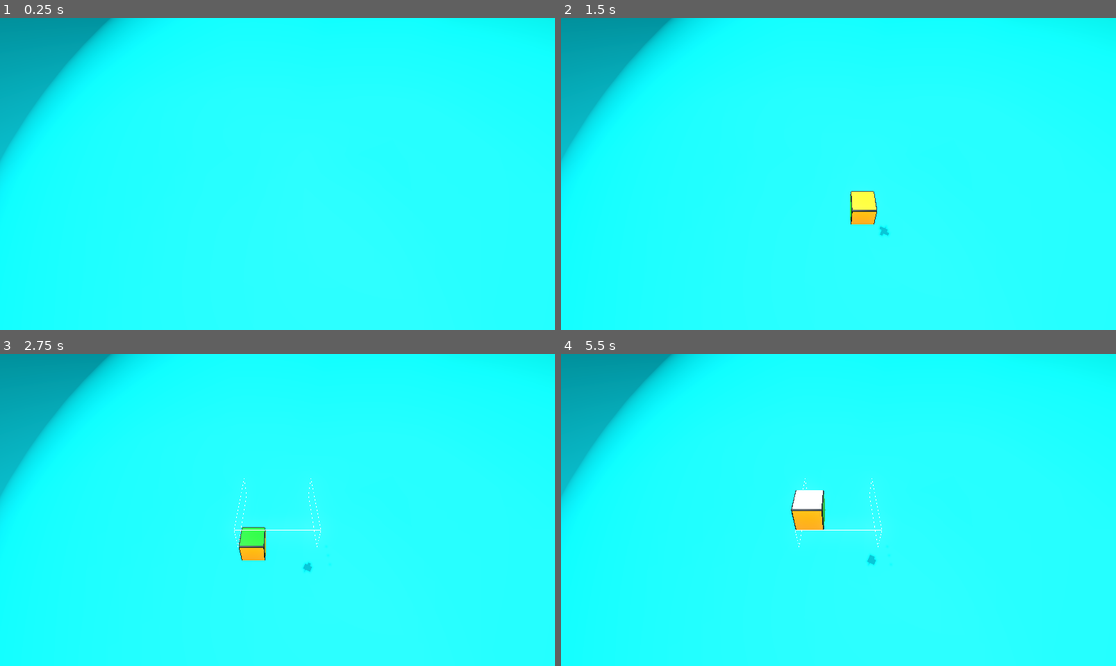
Above: before the commit, frames 1-4 (two rows, left to right).
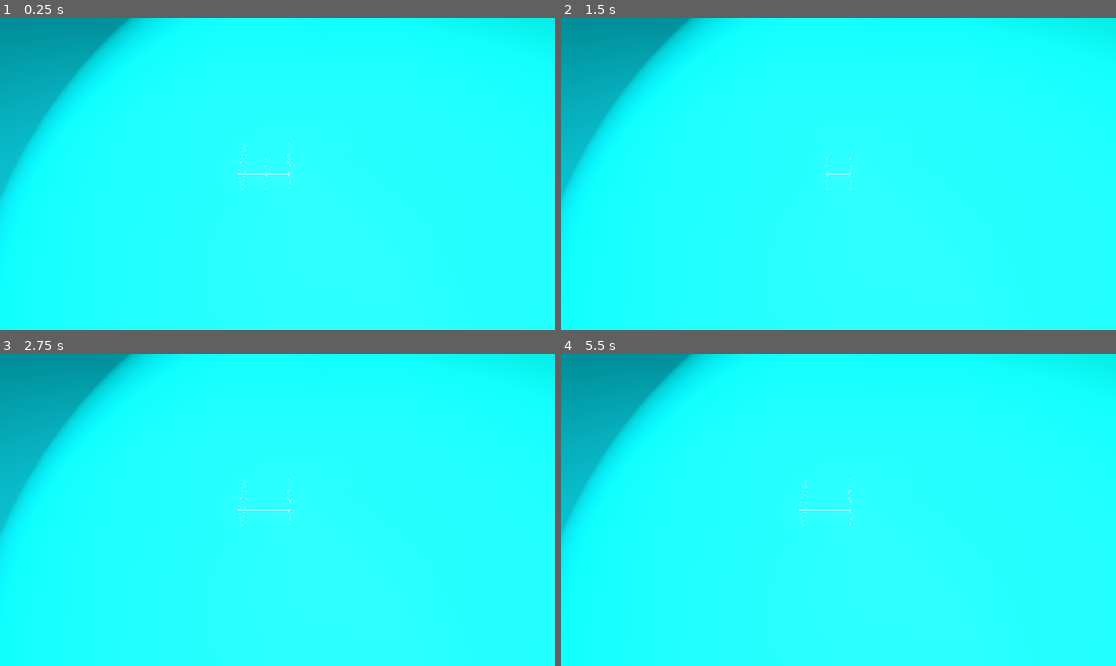
Above: after the commit, the same moments.

Repository: AnranShuigu/Godot-Rubik-s-Cube-Making-Study
Game: Godot game, scene res://场景/魔方总.tscn
Same seed, same stepped clock (60 frames per second), same inputs: the game is played once before the commit and once after it.
Inputs (mouse positions are in pixels of both pictures, inside the frame that each line leads up to):
- Up to frame 1 (0.25 s): no input
- Up to frame 2 (1.5 s): tap Enter at 0.5 s; move the mouse to (960, 158) at 0.52 s; tap A (A) at 0.6 s; tap C (C) at 0.8, 1.35 s; tap Space at 1.25 s; move the mouse to (727, 189) at 1.27 s
- Up to frame 3 (2.75 s): tap D (D) at 1.55, 2.1 s; tap Enter at 2 s; move the mouse to (333, 441) at 2.02 s; tap R (R) at 2.3 s
- Up to frame 4 (5.5 s): tap Space at 2.75, 4.25 s; move the mouse to (810, 572) at 2.77 s; tap R (R) at 2.85, 5.3 s; tap A (A) at 3.05, 3.6 s; tap Enter at 3.5 s; move the mouse to (1005, 556) at 3.52 s; tap C (C) at 3.8, 4.35 s; move the mouse to (672, 463) at 4.27 s; tap D (D) at 4.55, 5.1 s; move the mouse to (866, 510) at 5.02 s

The runs differ from the first frame. In frame 1, 2.3% of the frame differs, in the area x 0-53%, y 0-61%; in frame 2, 2.8%; in frame 3, 2.8%; in frame 4, 3.1%, in the area x 0-60%, y 0-68%.

Commit message:
测试：层  阶数。框，碰撞都随阶数改变，位置也是同步改变，始终包裹魔方层”

Diff:
--- a/场景/魔方总.tscn
+++ b/场景/魔方总.tscn
@@ -18,9 +18,7 @@
 	pass
 "
 
-[sub_resource type="BoxShape3D" id="BoxShape3D_rdhn8"]
-
-[sub_resource type="BoxShape3D" id="BoxShape3D_kfgeg"]
+[sub_resource type="BoxShape3D" id="BoxShape3D_lngn0"]
 
 [sub_resource type="BoxShape3D" id="BoxShape3D_dnla8"]
 
@@ -49,16 +47,22 @@
 [node name="Node3D" type="Node3D" unique_id=929692904]
 script = SubResource("GDScript_dnla8")
 
-[node name="AllMesh-ONE" type="Node3D" parent="." unique_id=27438295]
+[node name="AllMesh_ONE" type="Node3D" parent="." unique_id=545674537]
 visible = false
 
-[node name="1" parent="AllMesh-ONE" unique_id=174871546 instance=ExtResource("1_yuyxg")]
-transform = Transform3D(1, 0, 0, 0, 1, 0, 0, 0, 1, -2, -2, -2)
+[node name="魔方" parent="AllMesh_ONE" unique_id=267908079 instance=ExtResource("1_yuyxg")]
+process_mode = 4
 
-[node name="CollisionShape3D" type="CollisionShape3D" parent="AllMesh-ONE/1" unique_id=1485489369]
-shape = SubResource("BoxShape3D_rdhn8")
+[node name="魔方2" parent="AllMesh_ONE" unique_id=1676180125 instance=ExtResource("1_yuyxg")]
+process_mode = 4
+transform = Transform3D(1, 0, 0, 0, 1, 0, 0, 0, 1, 2, 0, 0)
+
+[node name="魔方3" parent="AllMesh_ONE" unique_id=852949766 instance=ExtResource("1_yuyxg")]
+process_mode = 4
+transform = Transform3D(1, 0, 0, 0, 1, 0, 0, 0, 1, 0, 0, 2)
 
 [node name="Mesh" type="Node3D" parent="." unique_id=1583168146]
+visible = false
 
 [node name="顺序" type="Node3D" parent="." unique_id=1684276470]
 
@@ -73,38 +77,34 @@
 
 [node name="横" type="Area3D" parent="CharacterBody3D" unique_id=705405335]
 process_mode = 4
-visible = false
 
-[node name="CollisionShape3D" type="CollisionShape3D" parent="CharacterBody3D/横" unique_id=128267362]
-transform = Transform3D(5.4, 0, 0, 0, 1.8, 0, 0, 0, 5.4, 0, 0, 0)
-shape = SubResource("BoxShape3D_kfgeg")
+[node name="CollisionShape3D" type="CollisionShape3D" parent="CharacterBody3D/横" unique_id=357408101]
+transform = Transform3D(2, 0, 0, 0, 2, 0, 0, 0, 2, 0, 0, 0)
+shape = SubResource("BoxShape3D_lngn0")
 
-[node name="框" parent="CharacterBody3D/横" unique_id=866077689 instance=ExtResource("4_uwp1s")]
-transform = Transform3D(-4.41485e-08, -1.01, 0, 1.01, -4.41485e-08, 0, 0, 0, 1.01, 0, -1, -3)
+[node name="框" parent="CharacterBody3D/横" unique_id=47084260 instance=ExtResource("4_uwp1s")]
+transform = Transform3D(1, 0, 0, 0, 0.333, 0, 0, 0, 0.333, -1, 0, -1)
 
 [node name="竖" type="Area3D" parent="CharacterBody3D" unique_id=319904408]
 process_mode = 4
-transform = Transform3D(1, 0, 0, 0, 1, 0, 0, 0, 1, -2, 0, 0)
 visible = false
 
 [node name="CollisionShape3D" type="CollisionShape3D" parent="CharacterBody3D/竖" unique_id=1565809250]
-transform = Transform3D(1.8, 0, 0, 0, 5.4, 0, 0, 0, 5.4, 0, 0, 0)
+transform = Transform3D(2, 2.3528694e-22, -1.0388291e-29, -2.3528694e-22, 2, -8.830317e-08, 0, 8.830317e-08, 2, 0, 0, 0)
 shape = SubResource("BoxShape3D_dnla8")
 
 [node name="框" parent="CharacterBody3D/竖" unique_id=120709288 instance=ExtResource("4_uwp1s")]
-transform = Transform3D(1.01, 0, 0, 0, 1.01, 0, 0, 0, 1.01, -1, 0, -3)
+transform = Transform3D(1, 3.490866e-23, 0, -1.0483081e-22, 0.333, 0, 0, 0, 0.333, -1, 0, -1)
 
 [node name="面" type="Area3D" parent="CharacterBody3D" unique_id=1816383684]
 process_mode = 4
-transform = Transform3D(1, 0, 0, 0, 1, 0, 0, 0, 1, 0, 0, 2)
-visible = false
 
 [node name="CollisionShape3D" type="CollisionShape3D" parent="CharacterBody3D/面" unique_id=1376888990]
-transform = Transform3D(5.4, 0, 0, 0, 5.4, 0, 0, 0, 1.8, 0, 0, -4)
+transform = Transform3D(2, 0, 0, 0, 2, 0, 0, 0, 2, 0, 0, 0)
 shape = SubResource("BoxShape3D_uwp1s")
 
 [node name="框" parent="CharacterBody3D/面" unique_id=375519480 instance=ExtResource("4_uwp1s")]
-transform = Transform3D(-4.41485e-08, -1.01, 0, -4.41485e-08, 1.92979e-15, 1.01, -1.01, 4.41485e-08, -4.41485e-08, 0, -3, -3)
+transform = Transform3D(-4.371139e-08, -0.333, -1.45558925e-08, 0, -1.45558925e-08, 0.333, -1, 1.45558925e-08, 6.362583e-16, 0, -1, 1)
 
 [node name="Camera" type="Node3D" parent="CharacterBody3D" unique_id=1177638758]
 transform = Transform3D(1, 0, 2.98023e-08, 0, 1, 0, -2.98023e-08, 0, 1, -1.90735e-06, 9.53674e-07, -1.90735e-06)
@@ -113,9 +113,10 @@
 transform = Transform3D(-1, -6.1722543e-09, -4.7361404e-09, -1.7763568e-15, 0.70710635, 0.70710665, -2.98023e-08, 0.70710665, -0.70710635, 0, 12, -12)
 
 [node name="环境" type="Node3D" parent="." unique_id=1234961631]
+metadata/_edit_lock_ = true
 
 [node name="MeshInstance3D" type="MeshInstance3D" parent="环境" unique_id=114124457]
-transform = Transform3D(80, 0, 0, 0, 80, 0, 0, 0, 80, 0, 0, 0)
+transform = Transform3D(72, 0, 0, 0, 72, 0, 0, 0, 72, 0, 0, 0)
 mesh = SubResource("SphereMesh_lngn0")
 skeleton = NodePath("../..")
 
--- a/脚本/character_body_3d.gd
+++ b/脚本/character_body_3d.gd
@@ -1,3 +1,4 @@
+@tool
 extends CharacterBody3D
 
 @onready var 横 = $"横"
@@ -18,15 +19,28 @@
 	$"../Mesh/25", $"../Mesh/26", $"../Mesh/27"
 	]
 @onready var mesh_parent = $"../Mesh"
+@onready var allmesh_one = $"../AllMesh_ONE/魔方"
 @onready var camera1 = $Camera
+@onready var 横_mesh = $"横"
+@onready var 竖_mesh = $"竖"
+@onready var 面_mesh = $"面"
 
 @export var 阶数 = 2
+
 var mesh_数量 = 4
-
 var cameron : bool
 var 变量1 = true
 
+
 func _ready() -> void:
+	for x in range(阶数):
+		for y in range(阶数):
+			for z in range(阶数):
+				var copy = allmesh_one.duplicate(true)
+				copy.position = Vector3(x * 2, y * 2, z * 2)
+				mesh_parent.add_child(copy)
+	横_mesh.scale = Vector3(阶数,1,阶数)
+	横_mesh.position = Vector3(阶数*0.5,0,阶数*0.5)
 
 	mesh_数量 = 阶数 * 阶数 * 阶数
 
@@ -157,7 +171,6 @@
 		else:
 			Input.mouse_mode = Input.MOUSE_MODE_VISIBLE
 
-var suo = false
 
 func _on_横_body_entered(body: Node3D) -> void:
 	if body is CharacterBody3D:
@@ -171,7 +184,6 @@
 		print("列选择可检测区域横")
 	pass # Replace with function body.
 
-
 func _on_面_body_entered(body: Node3D) -> void:
 	if body is CharacterBody3D:
 		body.reparent(面选择)
Binary file added: 资源/未命名.glb
Not shown, added: 资源/未命名.glb.import
